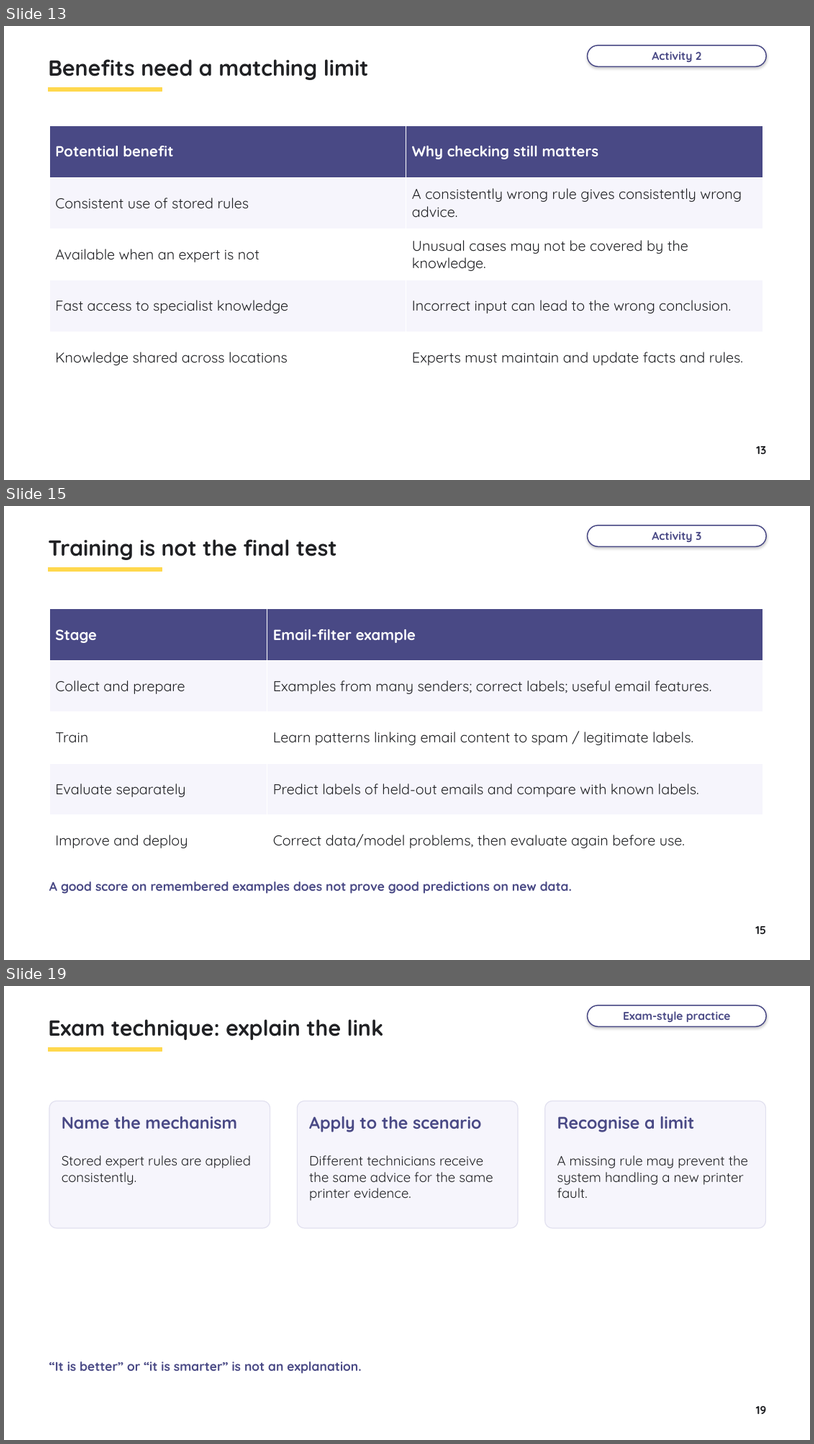
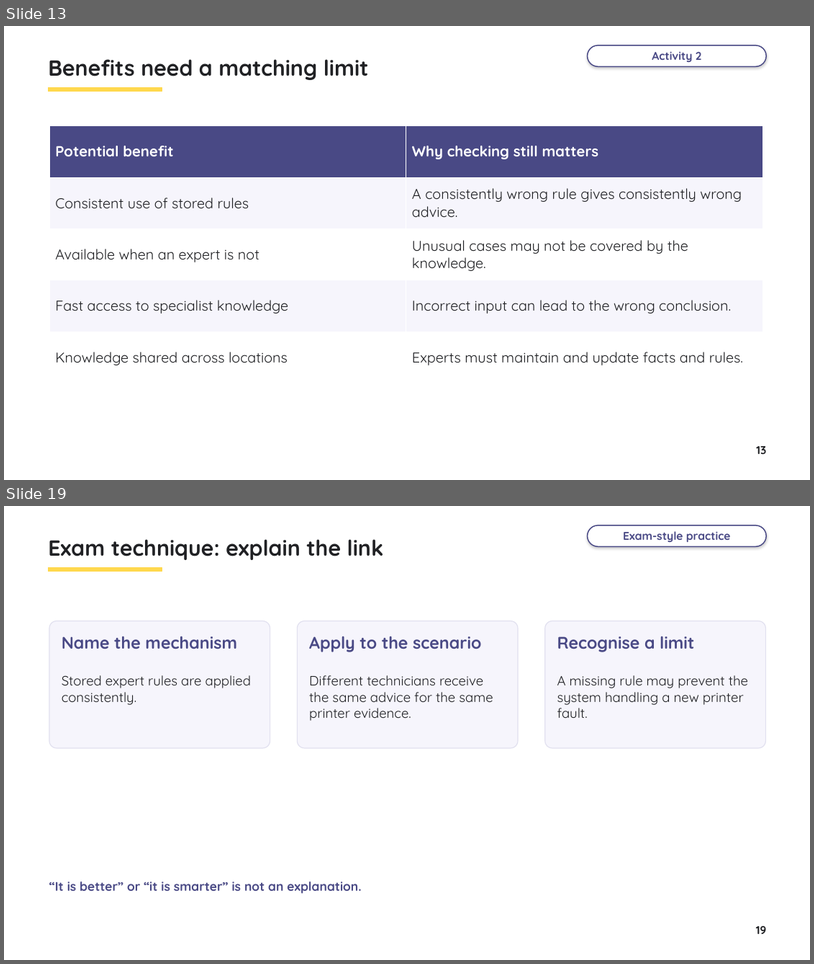
Before and after one commit to myk-sh/cs-lessons, a slide deck: 0478 P1/Artificial Intelligence/IGCSE_0478_Lesson_-_Artificial_Intelligence.pptx. Shown one above the other, each under a label of ours: slides 13, 15 and 19 before the commit, slides 13 and 19 after it; the slides between them are not shown. The pictures are 814x1444 and 814x964 pixels, drawn with LibreOffice and Linux fonts; fonts in the diff are those of the drawing. Boxes give left, top, right and bottom in pixels: in the first picture for what was removed or moved away, otherwise in the second. Text is boxed around its words. In the diff, an @@ line names an element or a change of style, - is before the commit and + after.

```diff
--- a/0478 P1/Artificial Intelligence/IGCSE_0478_Lesson_-_Artificial_Intelligence.pptx
+++ b/0478 P1/Artificial Intelligence/IGCSE_0478_Lesson_-_Artificial_Intelligence.pptx
@@ slide 15 removed at [4,506,810,960], background #FFFFFF @@
@@ rounded rectangle removed at [588,525,767,546] @@
-Activity 3
@@ text removed at [48,539,337,560] @@
-Training is not the final test
@@ rectangle removed at [48,568,162,572] @@
@@ table removed at [49,609,763,851], 5 rows, 2 columns @@
-Stage | Email-filter example
-Collect and prepare | Examples from many senders; correct labels; useful email features.
-Train | Learn patterns linking email content to spam / legitimate labels.
-Evaluate separately | Predict labels of held-out emails and compare with known labels.
-Improve and deploy | Correct data/model problems, then evaluate again before use.
@@ text removed at [49,881,572,893] @@
-A good score on remembered examples does not prove good predictions on new data.
@@ text removed at [756,926,766,934] @@
-15
```
Also in this commit, not shown: 14 slides changed, 1 slide added, 48 other files.
